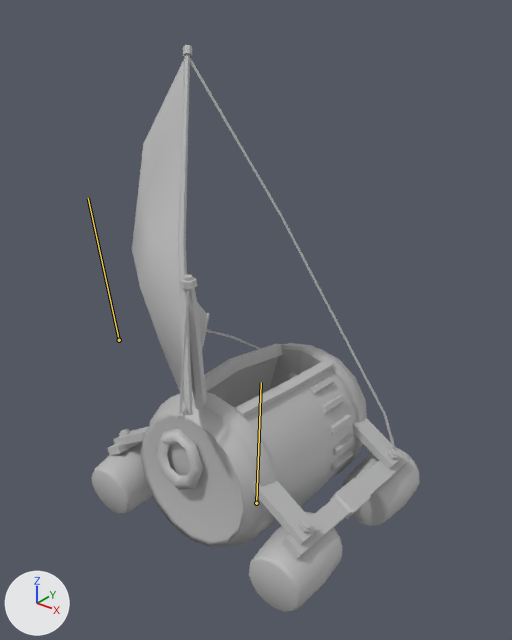
Before and after pictures for a commit that changed the FBX model content/dota_addons/battleships_traders/models/barrelboat/anim_barrelboat_moving.fbx.
Before and after are seen from a camera (50 mm lens) standing at (2.68, -3.35, 3.55) and looking at (-0.07, 0.09, 1.42). The lights are fixed; the arrows at lower left show +X, +Y and +Z. Both versions are drawn at frame 29 of the action 'Take 001'; the numbers are the values there. The bones that change are drawn over the model as lines.

In view in the first picture: 'sm_barrelboat'.
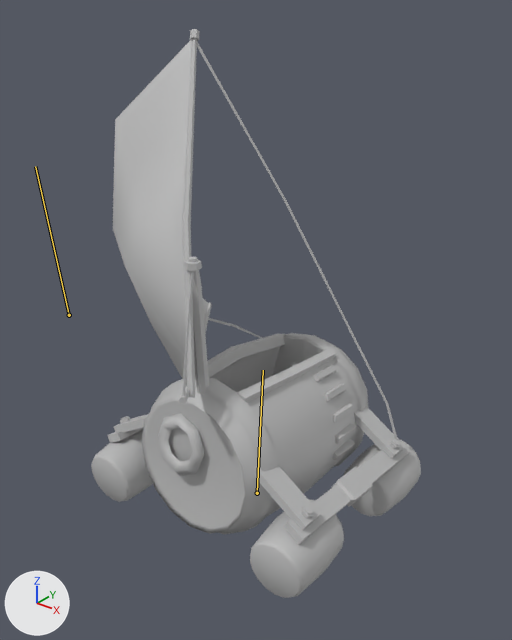
What differs and where, as boxes (x1, y1, x2, y2) in the pictures (512 x 640 px):
'sm_barrelboat', posed: before (92, 45, 420, 611); after (91, 29, 421, 598)
bone 'barrelboat_base', root to tip: before (256, 503) to (261, 382); after (257, 493) to (263, 370)
bone 'sail_cloth1', root to tip: before (119, 340) to (88, 198); after (69, 315) to (35, 166)

The change, as a list of edits to the scene's bpy script:
```text
Change bone_barrelboat_base:
    where bone_barrelboat_base = bpy.data.objects['Armature'].pose.bones['barrelboat_base']
    bone_barrelboat_base.location: (-0.3, 20.0, -0.9) -> (-0.5, 29.1, -1.5)
    bone_barrelboat_base.rotation_quaternion: (0.999, -0.037, -0.005, 0.011) -> (0.999, -0.047, -0.005, 0.011)  # degrees (-4, 0, 1) -> degrees (-5, 0, 1)
Change bone_sail_cloth1:
    where bone_sail_cloth1 = bpy.data.objects['Armature'].pose.bones['sail_cloth1']  # child of 'Sail_rotator'
    bone_sail_cloth1.location: (-42.3, 23.9, 23.7) -> (-69.6, 37.2, 41.6)
```
